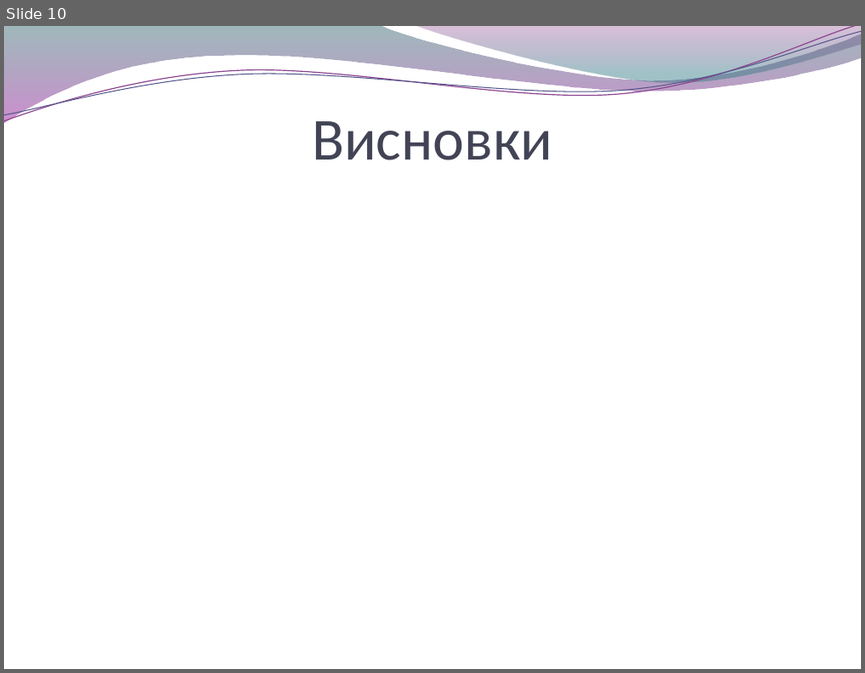
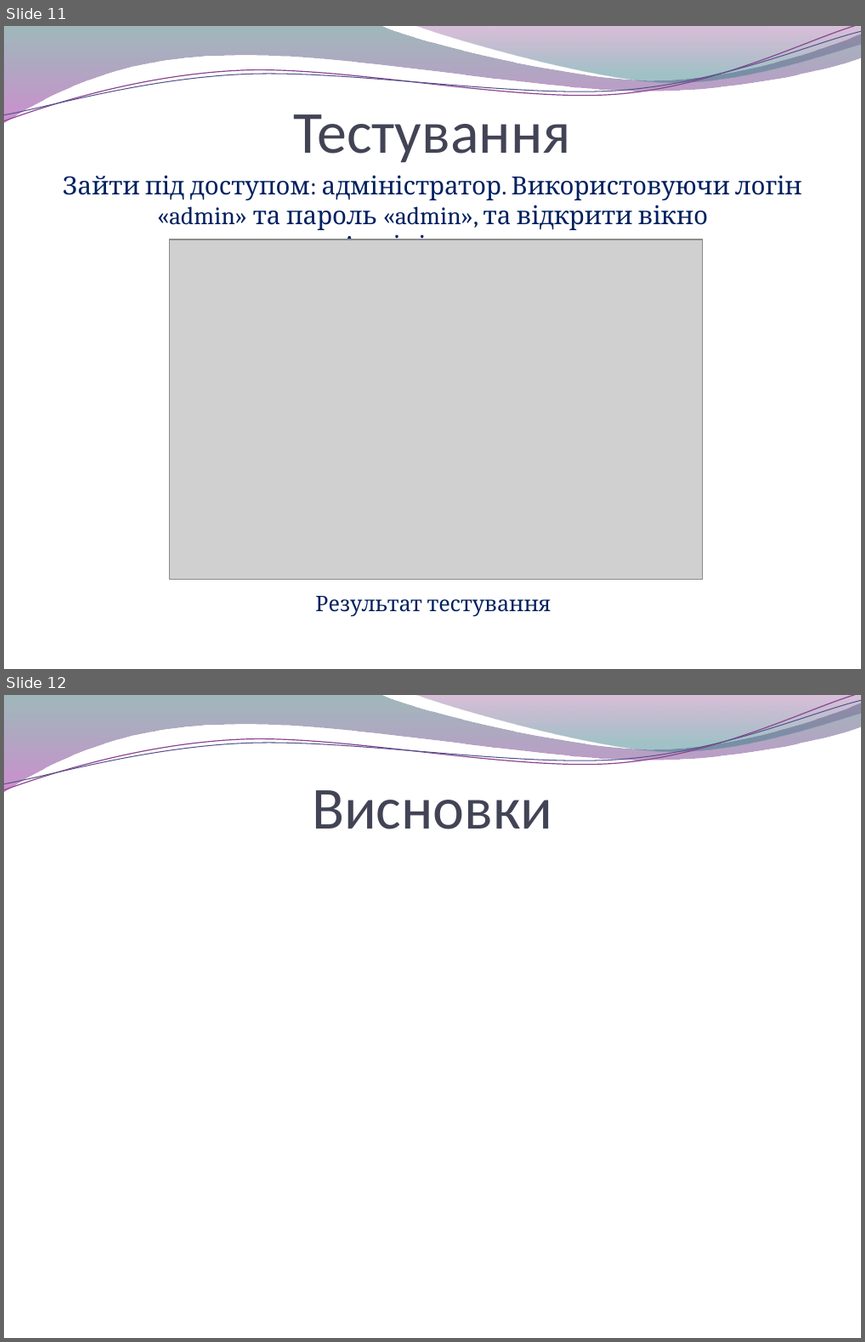
Before and after one commit to byYuraGudan/eMenu, a slide deck: Report/Презентація диплому.pptx. Shown one above the other, each under a label of ours: slide 10 before the commit, slides 11 and 12 after it. The pictures are 865x673 and 865x1342 pixels, drawn with LibreOffice and Linux fonts; fonts in the diff are those of the drawing; grey boxes stand for pictures; background and template pictures are left out. Boxes give left, top, right and bottom in pixels: in the first picture for what was removed or moved away, otherwise in the second. Text is boxed around its words. In the diff, an @@ line names an element or a change of style, - is before the commit and + after.

```diff
--- a/Report/Презентація диплому.pptx
+++ b/Report/Презентація диплому.pptx
@@ slide 11 added at (4, 26, 861, 669), background picture (left out); not listed: 4 template elements that a slide beside it also shows @@
@@ title added at (294, 114, 571, 163), 50 pt, text #424456 @@
+Тестування
@@ text added at (63, 175, 802, 240), 21 pt, text #002060 @@
+Зайти під доступом: адміністратор. Використовуючи логін «admin» та пароль «admin», та відкрити вікно «Адміністратор»
@@ picture added at (170, 239, 703, 579) @@
@@ text added at (315, 596, 551, 616), 18 pt, text #002060 @@
+Результат тестування
@@ what was slide 10 is now slide 12 @@
```
Also in this commit, not shown: 1 slide changed, 3 other slides added, 2 slides removed, 4 other files.
